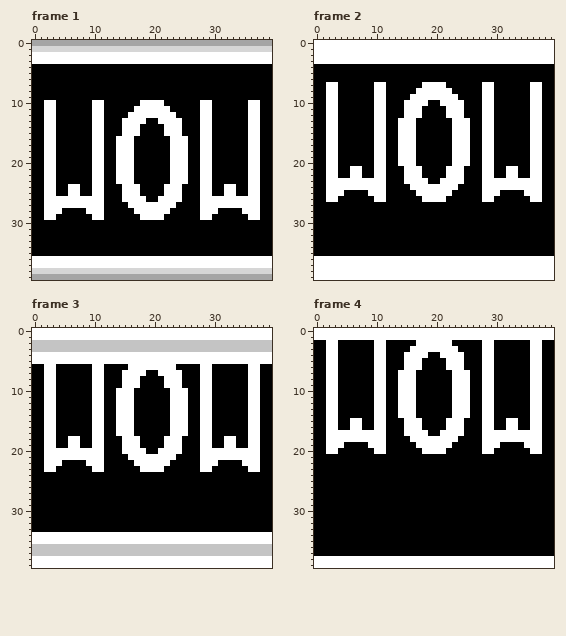
Two versions of one pixel-art file, Sprites/Map_Parts/MP-43-WOW.aseprite. This is how it looked before the edit.
40x40 pixels, 19 frames. Shown: frame 1, frame 2, frame 3, frame 4. The commit also changed other frames, which this record leaves out.
Once edited:
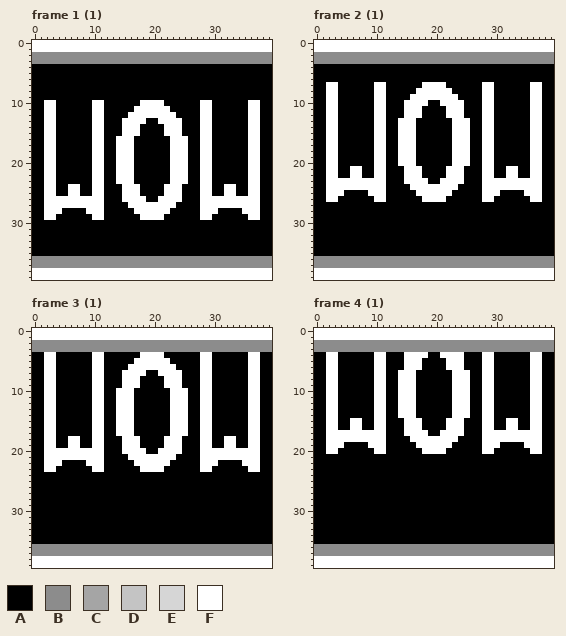
Palette (. is transparent): A #000000  B #8c8c8c  C #a5a5a5  D #c4c4c4  E #d6d6d6  F #ffffff
The edit:
Frame 1 (1), layer "Layer 1":
Colour F becomes colour B in rows 2 to 3 at x 0 to 39; in rows 36 to 37 at x 0 to 39.
Colour C becomes colour F in row 0 at x 0 to 39; in row 39 at x 0 to 39.
Colour E becomes colour F in row 1 at x 0 to 39; in row 38 at x 0 to 39.
Frame 2 (1), layer "Layer 1":
Colour F becomes colour B in rows 2 to 3 at x 0 to 39; in rows 36 to 37 at x 0 to 39.
Frame 3 (1), layer "Layer 1":
Colour F becomes colour A in row 4 at x 0 to 1, 4 to 9, 12 to 17, 22 to 27, 30 to 35 and 38 to 39; in row 5 at x 0 to 1, 4 to 9, 12 to 16, 23 to 27, 30 to 35 and 38 to 39; in rows 34 to 35 at x 0 to 39.
Colour D becomes colour B in rows 2 to 3 at x 0 to 39; in rows 36 to 37 at x 0 to 39.
Frame 4 (1), layer "Layer 1":
Colour A becomes colour B in row 2 at x 0 to 1, 4 to 9, 12 to 16, 23 to 27, 30 to 35 and 38 to 39; in row 3 at x 0 to 1, 4 to 9, 12 to 15, 24 to 27, 30 to 35 and 38 to 39; in rows 36 to 37 at x 0 to 39.
Colour F becomes colour B in row 2 at x 2 to 3, 10 to 11, 17 to 22, 28 to 29 and 36 to 37; in row 3 at x 2 to 3, 10 to 11, 16 to 23, 28 to 29 and 36 to 37.
Boxes around the changes in both pictures, in picture pixels (x1, y1, x2, y2):
changed: (32, 40, 272, 64)
changed: (32, 256, 272, 280)
changed: (314, 52, 554, 64)
changed: (314, 256, 554, 268)
changed: (32, 340, 272, 364)
changed: (32, 532, 272, 556)
changed: (314, 340, 554, 352)
changed: (314, 544, 554, 556)
